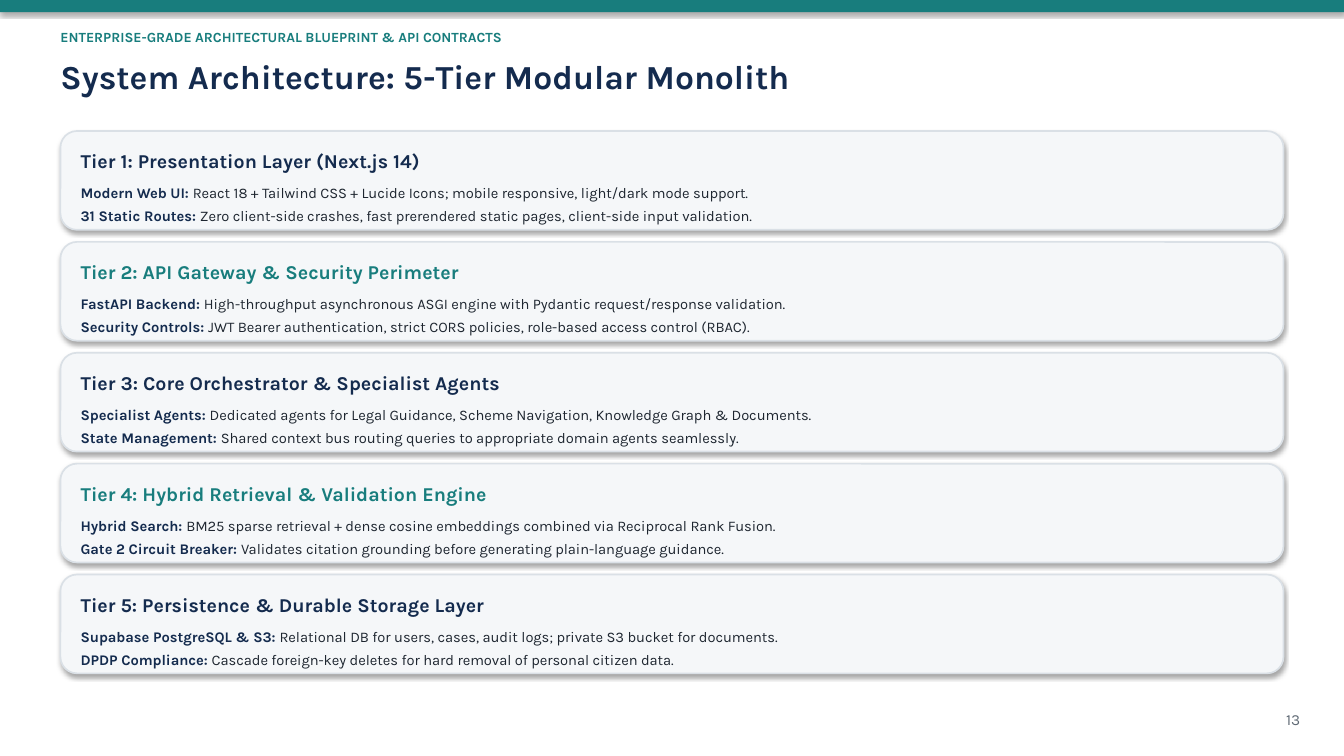
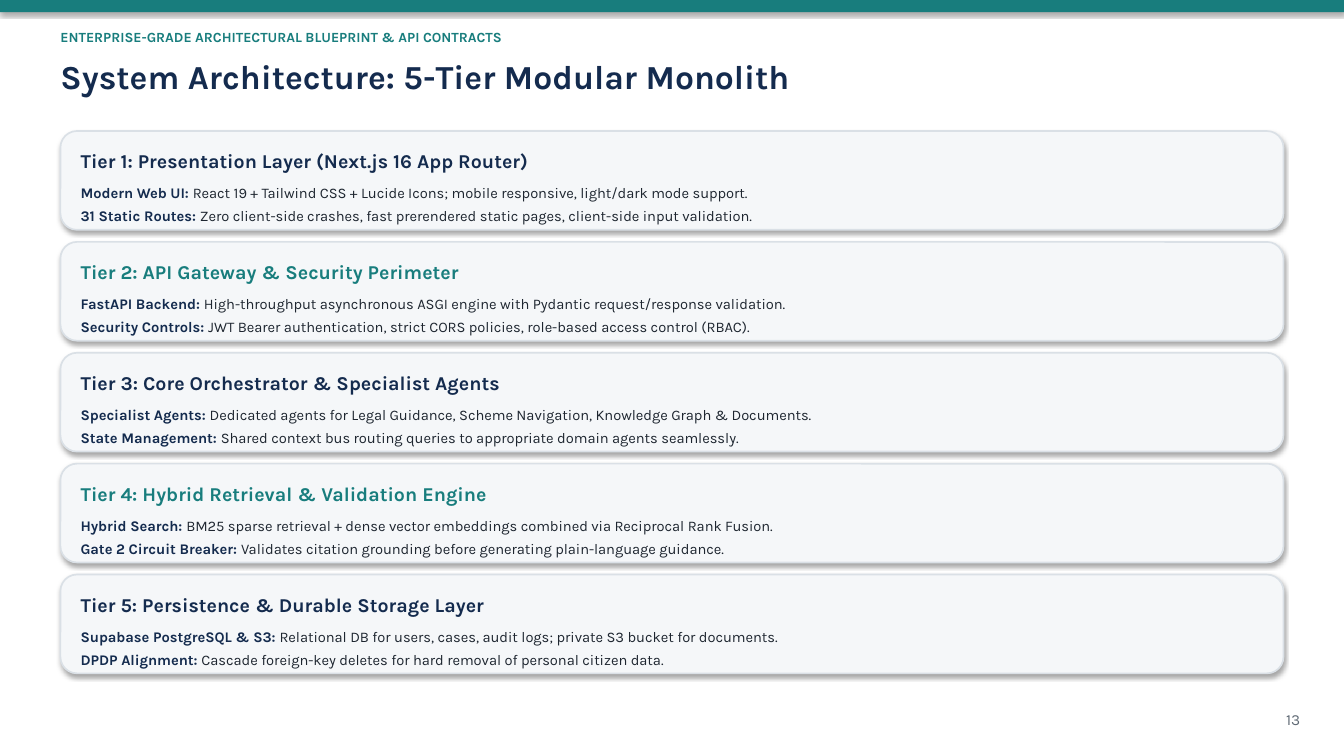
Before and after one commit to DEVANSHSAVLA/Finalyear_MajorProject, a slide deck: slide 13 of docs/review-2-submission/CivicSphere_AI_Review_2_Presentation.pptx. Drawn at 1344x756 pixels with LibreOffice and Linux fonts; fonts in the diff are those of the drawing. Boxes give left, top, right and bottom in pixels: in the first picture for what was removed or moved away, otherwise in the second. Text is boxed around its words. In the diff, an @@ line names an element or a change of style, - is before the commit and + after.

```diff
--- a/docs/review-2-submission/CivicSphere_AI_Review_2_Presentation.pptx
+++ b/docs/review-2-submission/CivicSphere_AI_Review_2_Presentation.pptx
@@ text at [81,153,748,202]: text changed @@
-Tier 1: Presentation Layer (Next.js 14)
-Modern Web UI: React 18 + Tailwind CSS + Lucide Icons; mobile responsive, light/dark mode support.
+Tier 1: Presentation Layer (Next.js 16 App Router)
+Modern Web UI: React 19 + Tailwind CSS + Lucide Icons; mobile responsive, light/dark mode support.
@@ text at [81,520,773,535]: text changed @@
-Hybrid Search: BM25 sparse retrieval + dense cosine embeddings combined via Reciprocal Rank Fusion.
+Hybrid Search: BM25 sparse retrieval + dense vector embeddings combined via Reciprocal Rank Fusion.
@@ text at [81,654,664,669]: text changed @@
-DPDP Compliance: Cascade foreign-key deletes for hard removal of personal citizen data.
+DPDP Alignment: Cascade foreign-key deletes for hard removal of personal citizen data.
```
Also in this commit, not shown: 19 other slides changed, 30 other files.
